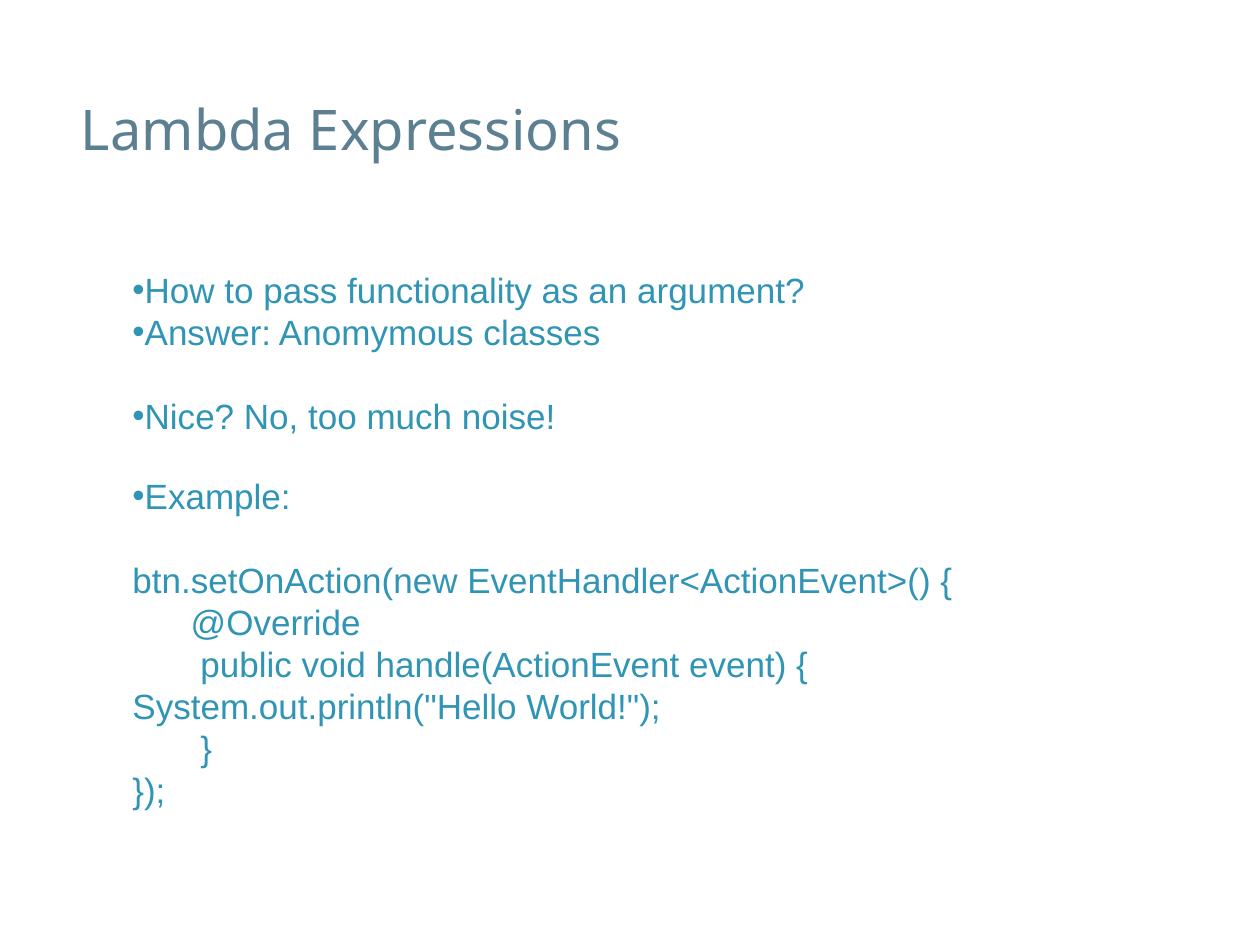
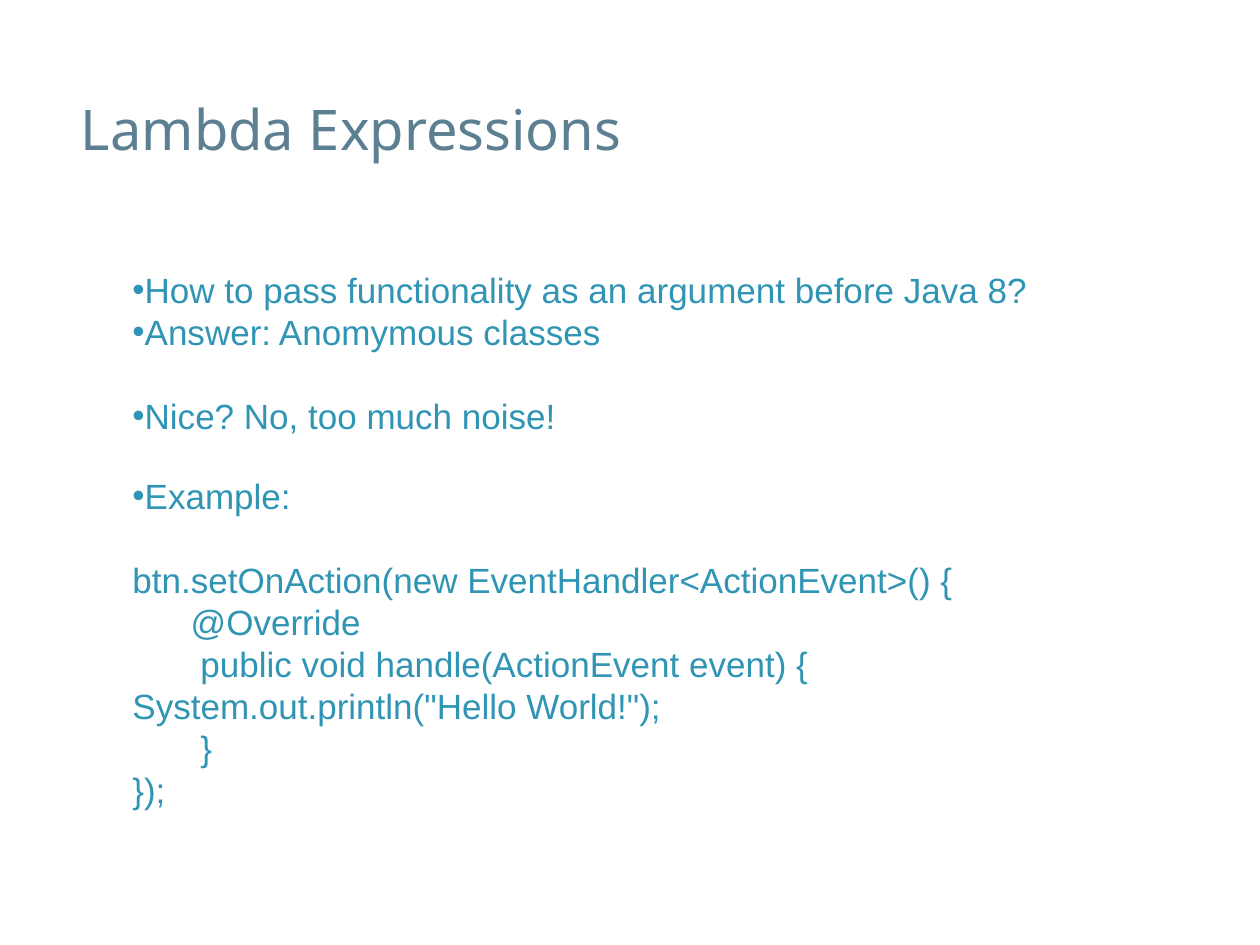
Before and after one commit to speedyswedy/Lambda, a slide deck: slide 3 of slides/Java 8 - Lambda Expresssions.pptx (slide 1 before the commit). Drawn at 1260x945 pixels with LibreOffice and Linux fonts; fonts in the diff are those of the drawing; background and template pictures are left out. Boxes give left, top, right and bottom in pixels: in the first picture for what was removed or moved away, otherwise in the second. Text is boxed around its words. In the diff, an @@ line names an element or a change of style, - is before the commit and + after.

```diff
--- a/slides/Java 8 - Lambda Expresssions.pptx
+++ b/slides/Java 8 - Lambda Expresssions.pptx
@@ text at <box>132,277,1027,309</box>: text changed @@
-• How to pass functionality as an argument?
+• How to pass functionality as an argument before Java 8?
```
Also in this commit, not shown: 3 slides added, 1 other file.
